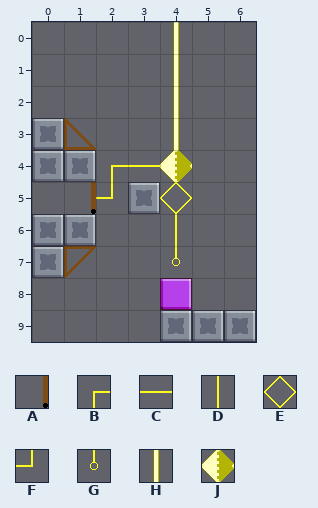
Tiled map (JSON) -- Assets/Level_Editor/TileMap/Room_66.tmj. The picture above is the old version.
Cells are 32x32 px. Shown: x 0..6, y 0..9.
Key: from "tileSet": A 91 "door", B 157 "cable_wire", C 158 "cable_wire", D 167 "cable_wire", E 168 "cable_connect", F 179 "cable_wire", G 199 "cable_source", H 220 "cable_wire", J 221 "cable_link".
_ is an empty cell.
Layers that did not change in this view are not listed.
Layer "Overlap" before, first column x 0:
 0 ____H__
 1 ____H__
 2 ____H__
 3 ____H__
 4 __BCJ__
 5 _AF_E__
 6 ____D__
 7 ____G__
 8 _______
 9 _______
After:
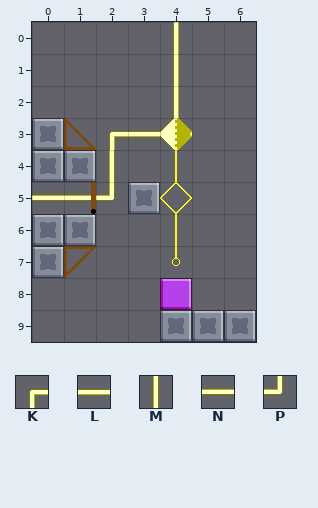
Further tiles: from "tileSet": K 210 "cable_wire", L 211 "cable_wire", M 222 "cable_wire", N 231 "cable_wire", P 232 "cable_wire".
Tiles of an added or newly shown layer are drawn over the layers below it.
From old to new:
Changed rows in their new state; . is an unchanged cell.
Layer "Overlap":
first column x 0:
 3 ..KLJ
 4 ..M_D
 5 NNP..
Layer "Door" (added):
first column x 1:
 5 A
Where, in picture pixels (left, top, right, bottom), the same in both pictures:
changed: (32, 118, 192, 201)
